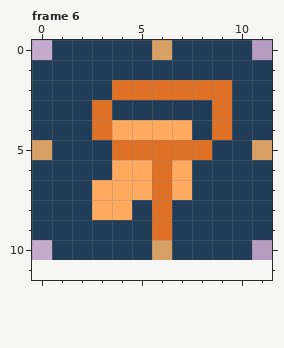
A pixel-art file gets an edit: src/assets/buttons.aseprite. This is how it looked before the edit.
12x11 pixels, 7 frames. Shown: frame 6. The old version is drawn lined up with the new one, on the new canvas. The commit also changed other frames, which this record leaves out.
After the commit:
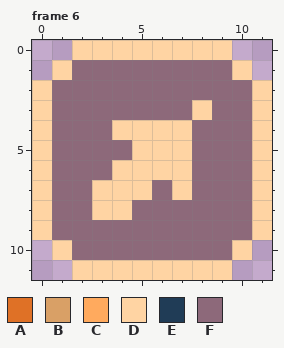
Palette (. is transparent): A #df7126  B #d9a066  C #ffaa5e  D #ffd4a3  E #203c56  F #8d697a
The edit:
canvas 12x11 -> 12x12
Changed rows in their new state; - is an unchanged pixel.
Frame 6:
first column x 0:
 0 -.DDDDDDDD.-
 1 .DFFFFFFFFD.
 2 DFFFFFFFFFFD
 3 DFFFFFFFDFFD
 4 DFFFDDDDFFFD
 5 DFFFFDDDFFFD
 6 DFFFDDDDFFFD
 7 DFFDDDFDFFFD
 8 DFFDDFFFFFFD
 9 DFFFFFFFFFFD
10 -DFFFFFFFFD-
11 --DDDDDDDD--
Where, in picture pixels (left, top, right, bottom), the same in both pictures:
changed: (32, 40, 272, 280)
